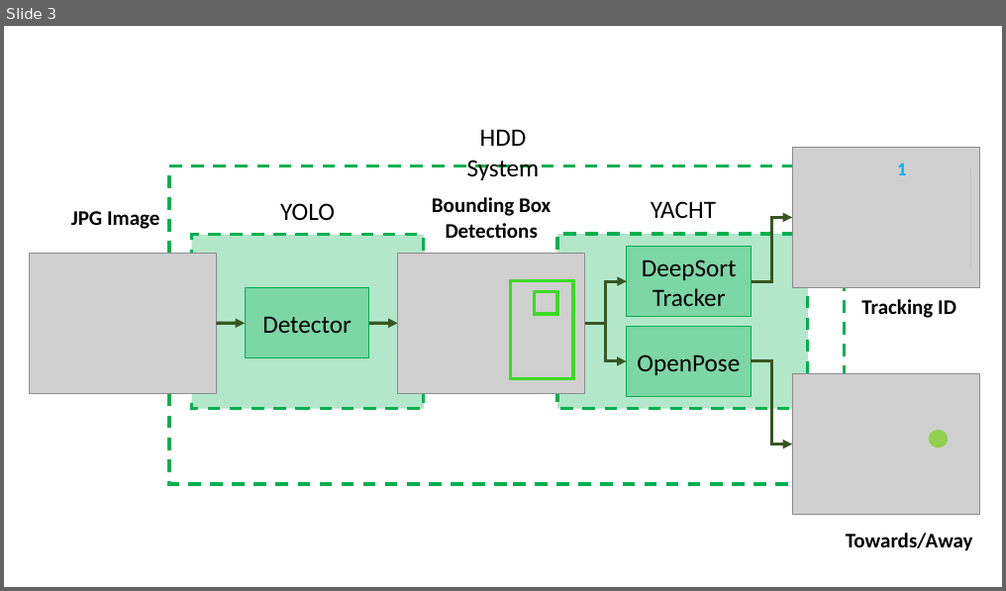
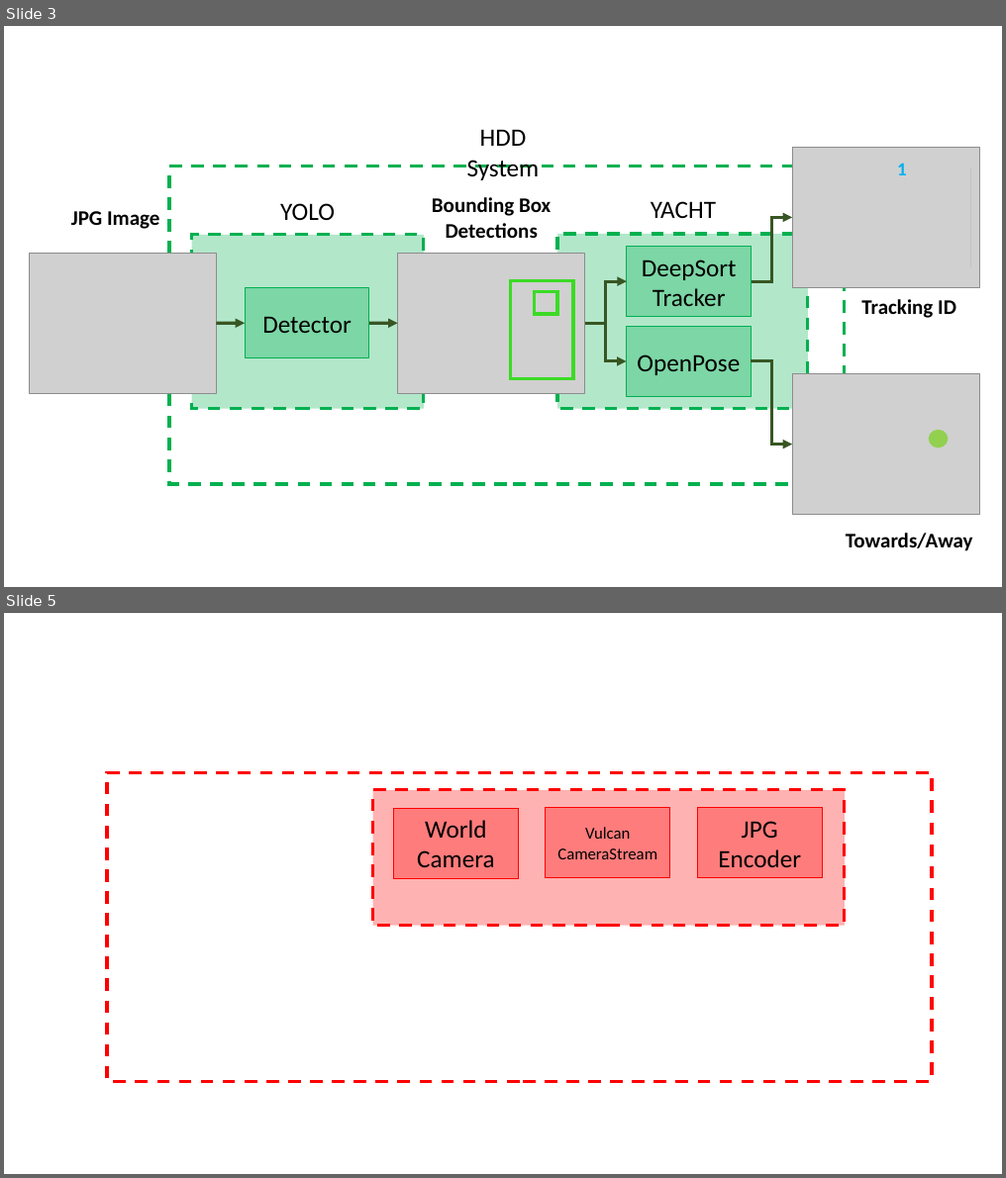
Before and after one commit to alaksana96/FinalYearProject, a slide deck: FinalReport/img/chapter4_analysis/Diagrams.pptx. Shown one above the other, each under a label of ours: slide 3 before the commit, slides 3 and 5 after it; the slides between them are not shown. The pictures are 1006x591 and 1006x1178 pixels, drawn with LibreOffice and Linux fonts; fonts in the diff are those of the drawing; grey boxes stand for pictures. Boxes give left, top, right and bottom in pixels: in the first picture for what was removed or moved away, otherwise in the second. Text is boxed around its words. In the diff, an @@ line names an element or a change of style, - is before the commit and + after.

```diff
--- a/FinalReport/img/chapter4_analysis/Diagrams.pptx
+++ b/FinalReport/img/chapter4_analysis/Diagrams.pptx
@@ slide 5 added at box(4, 613, 1002, 1174), background #FFFFFF @@
@@ rectangle added at box(107, 772, 933, 1081), outline #FF0000 3 pt dashed @@
@@ rectangle added at box(373, 790, 845, 926), fill #FF0000 at 30% opacity, outline #FF0000 3 pt dashed @@
@@ rectangle added at box(393, 808, 519, 878), fill #FF0000 at 30% opacity, outline #FF0000 1 pt, 24 pt, text #000000 @@
+World Camera
@@ rectangle added at box(546, 808, 670, 878), fill #FF0000 at 30% opacity, outline #FF0000 1 pt, 16 pt, text #000000 @@
+Vulcan CameraStream
@@ rectangle added at box(697, 808, 823, 878), fill #FF0000 at 30% opacity, outline #FF0000 1 pt, 24 pt, text #000000 @@
+JPG Encoder
```
Also in this commit, not shown: 1 other slide added, 1 slide removed, 1 other file.
